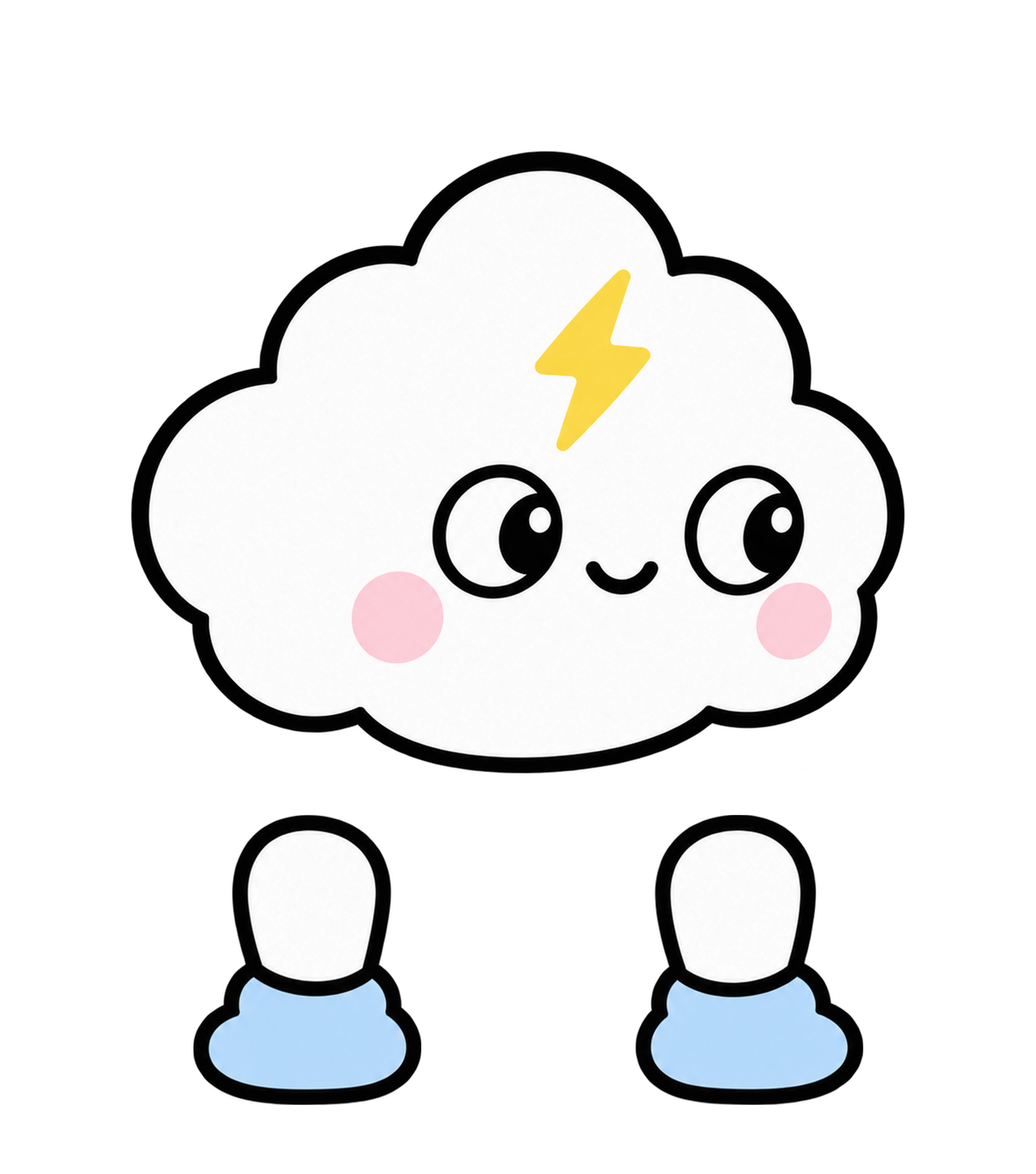
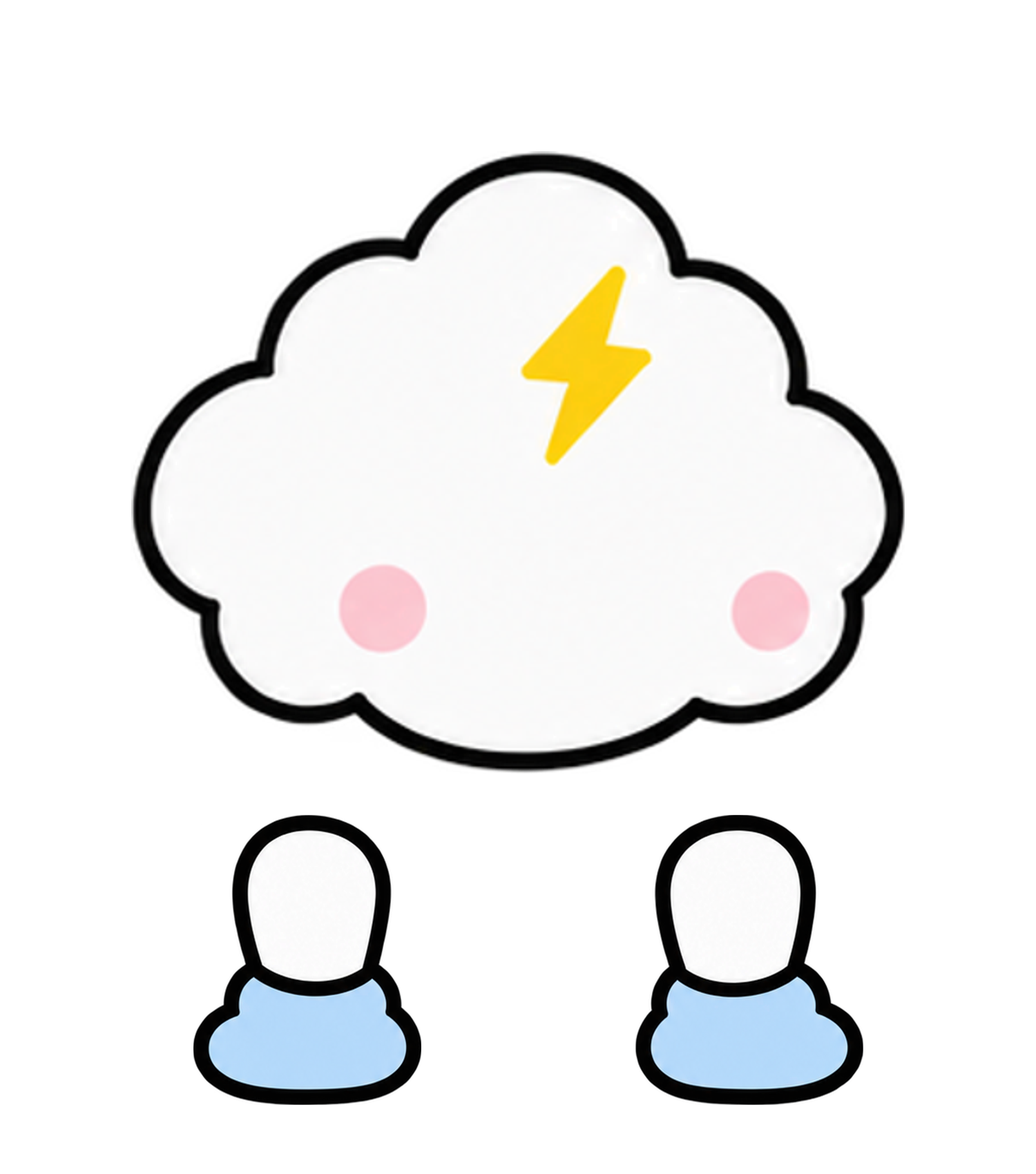
The second w=1036, h=1174 image is a revision of the first. Changes to its layers:
painted on "머리" over (131, 151, 905, 774)
